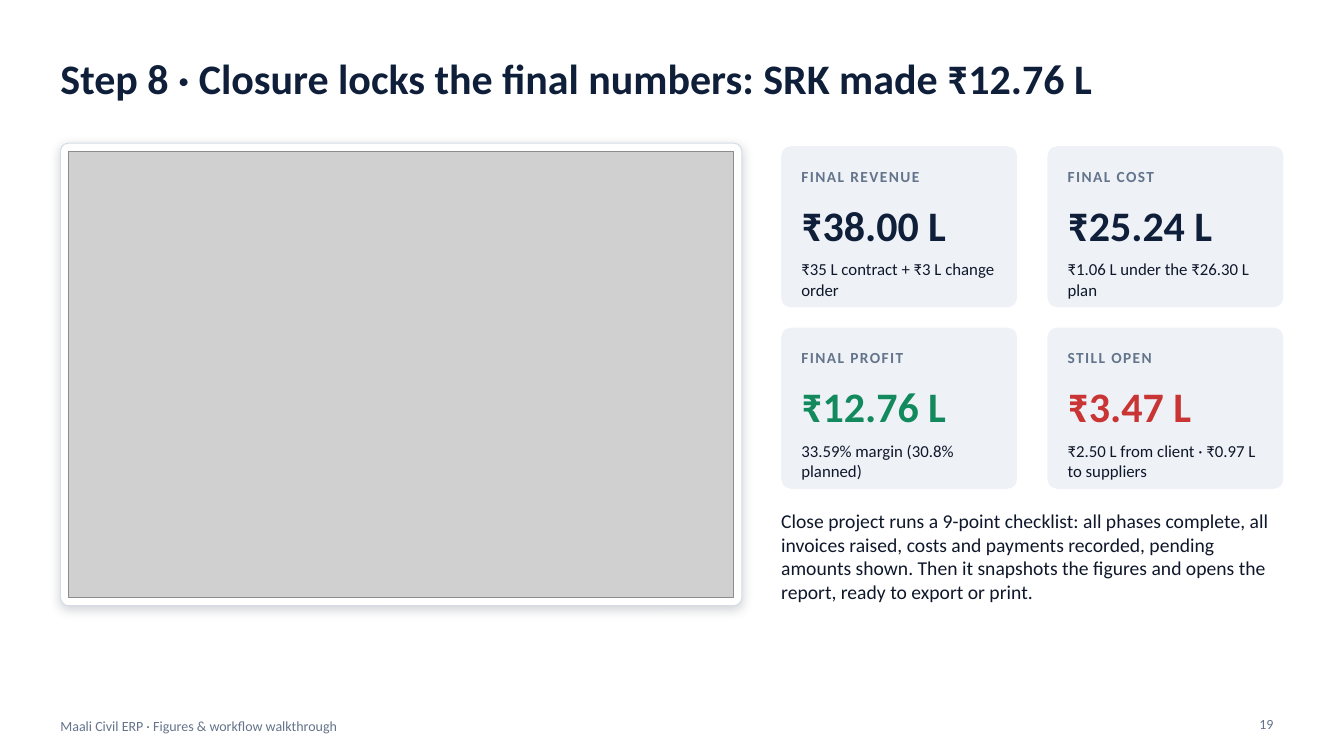
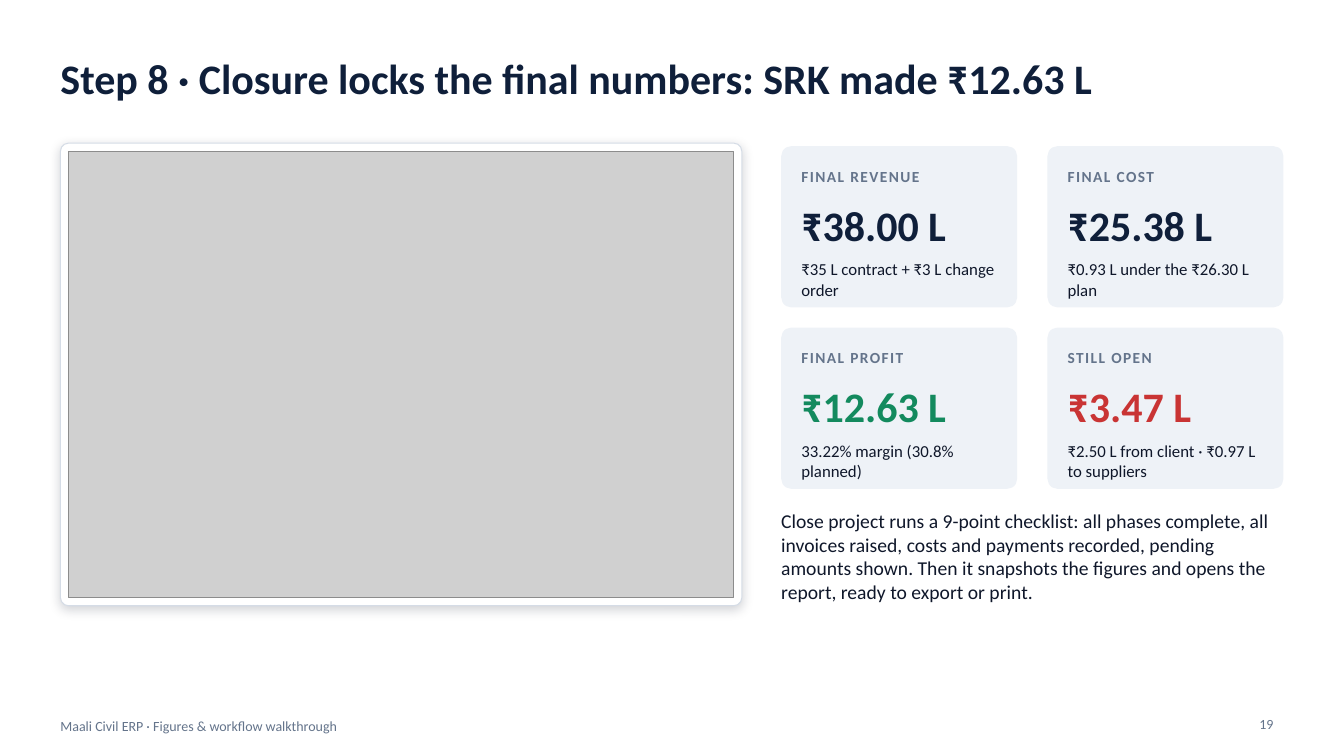
Before and after one commit to adetivedesk/Maali, a slide deck: slide 19 of docs/Maali_ERP_Figures_and_Workflow.pptx. Drawn at 1344x756 pixels with LibreOffice and Linux fonts; fonts in the diff are those of the drawing; grey boxes stand for pictures. Boxes give left, top, right and bottom in pixels: in the first picture for what was removed or moved away, otherwise in the second. Text is boxed around its words. In the diff, an @@ line names an element or a change of style, - is before the commit and + after.

```diff
--- a/docs/Maali_ERP_Figures_and_Workflow.pptx
+++ b/docs/Maali_ERP_Figures_and_Workflow.pptx
@@ title at [60,64,1092,101]: text changed @@
-Step 8 · Closure locks the final numbers: SRK made ₹12.76 L
+Step 8 · Closure locks the final numbers: SRK made ₹12.63 L
@@ text at [1068,212,1212,242]: text changed @@
-₹25.24 L
+₹25.38 L
@@ text at [1068,263,1249,299]: text changed @@
-₹1.06 L under the ₹26.30 L plan
+₹0.93 L under the ₹26.30 L plan
@@ text at [801,393,946,423]: text changed @@
-₹12.76 L
+₹12.63 L
@@ text at [801,445,954,480]: text changed @@
-33.59% margin (30.8% planned)
+33.22% margin (30.8% planned)
```
Also in this commit, not shown: 7 other slides changed, 13 other files.
